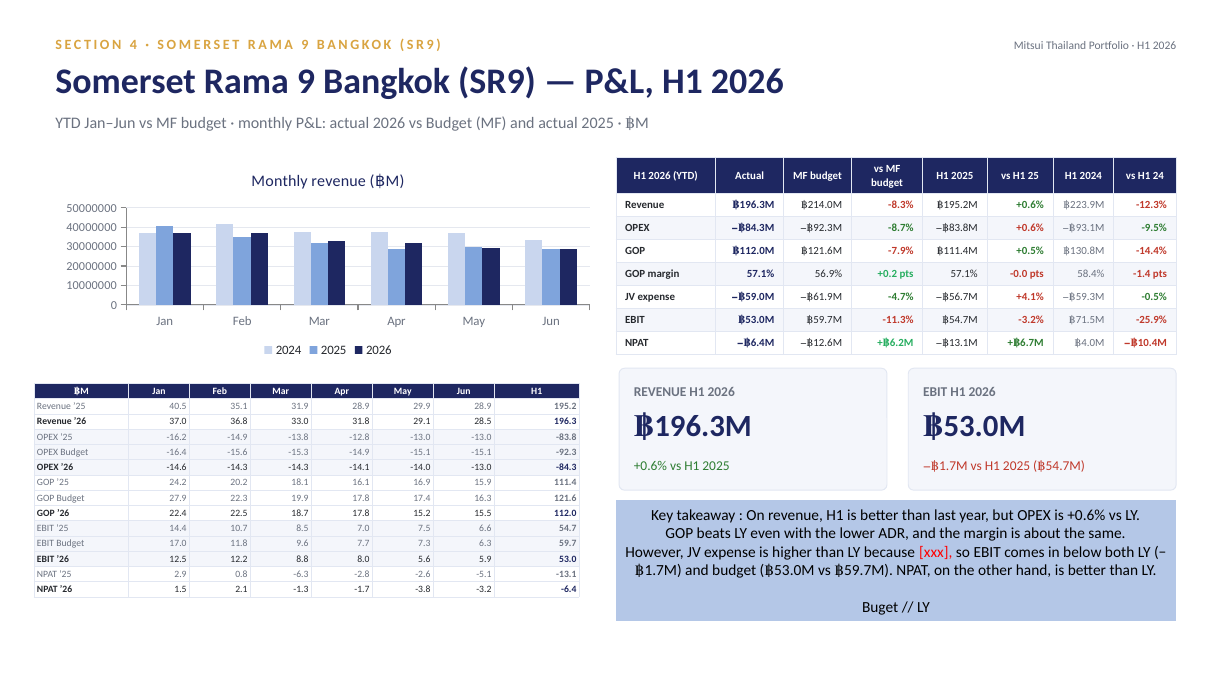
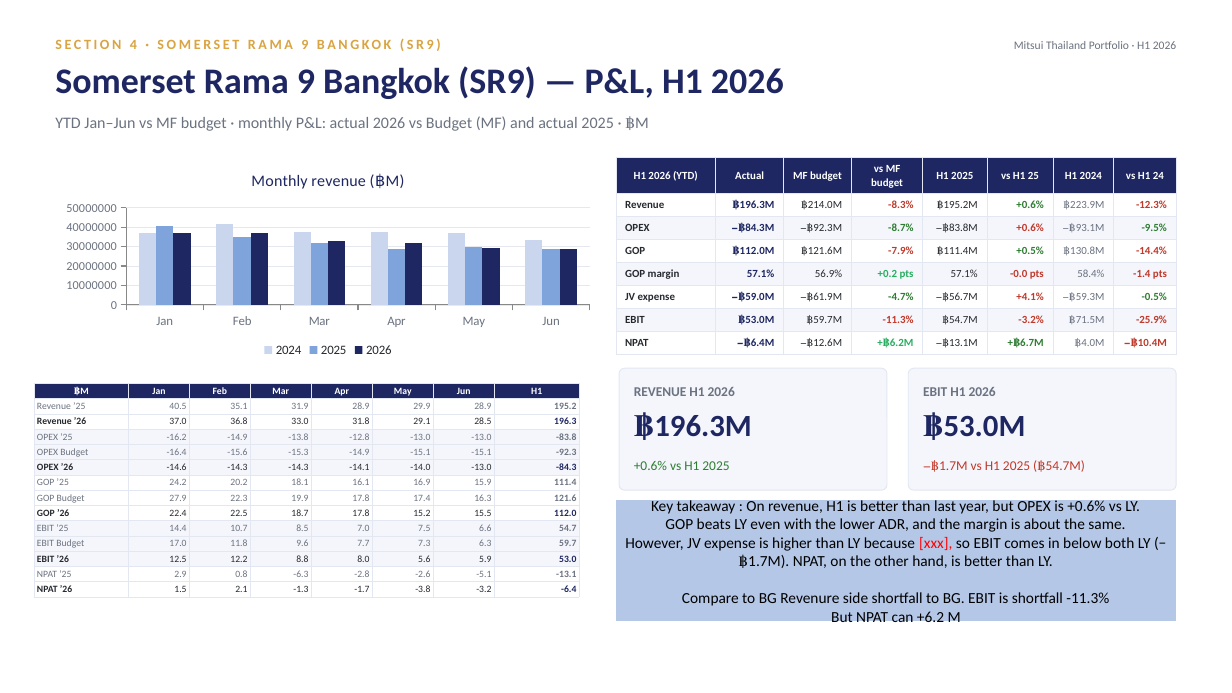
Before and after one commit to Chavin2543/mae-workspace, a slide deck: slide 19 of output/Portfolio_Performance_Report_H1-2026.pptx. Drawn at 1232x693 pixels with LibreOffice and Linux fonts; fonts in the diff are those of the drawing. Boxes give left, top, right and bottom in pixels: in the first picture for what was removed or moved away, otherwise in the second. Text is boxed around its words. In the diff, an @@ line names an element or a change of style, - is before the commit and + after.

```diff
--- a/output/Portfolio_Performance_Report_H1-2026.pptx
+++ b/output/Portfolio_Performance_Report_H1-2026.pptx
@@ text in rectangle at (x1=625, y1=537, x2=1151, y2=626): text changed @@
-However, JV expense is higher than LY because [xxx], so EBIT comes in below both LY (−฿1.7M) and budget (฿53.0M vs ฿59.7M). NPAT, on the other hand, is better than LY.
-Buget // LY
+However, JV expense is higher than LY because [xxx], so EBIT comes in below both LY (−฿1.7M). NPAT, on the other hand, is better than LY.
+Compare to BG Revenure side shortfall to BG. EBIT is shortfall -11.3%
+But NPAT can +6.2 M
```
Also in this commit, not shown: 14 other slides changed.
